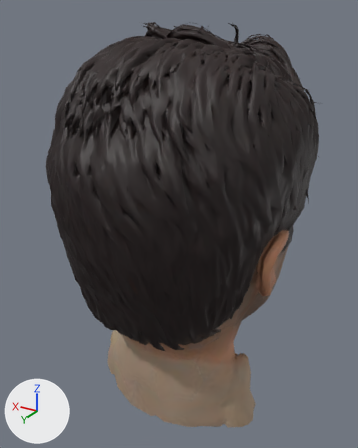
One commit to the glTF model head_kanishka.glb: the scene before it, then after it.
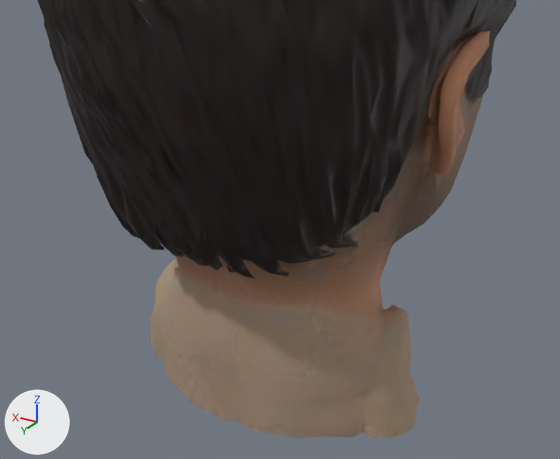
There are two pictures of each version: one whole from a 50 mm camera at (-0.803, 1.432, 0.977) aimed at (0.034, 0.038, 0.28), one close up from a 50 mm camera at (-0.741, 1.326, 0.577) aimed at (-0.032, 0.145, -0.013). The axes (+X, +Y, +Z) are drawn at lower left. The lights are the same throughout. The first two pictures are the older version. Vertices at exactly the same position are counted once.

The older version as bpy lines, for what is in view:
```python
me_mesh_0 = bpy.data.meshes.new('Mesh_0')
me_mesh_0.from_pydata(...)  # 22568 vertices, 49997 faces; spans x -0.43..0.443, y -0.467..0.506, z -0.379..0.948
me_mesh_0.materials.append(mat_material_0)
ob_mesh_0 = bpy.data.objects.new('Mesh_0', me_mesh_0)
ob_mesh_0.location = (0.0, 0.0, 0.0)
```
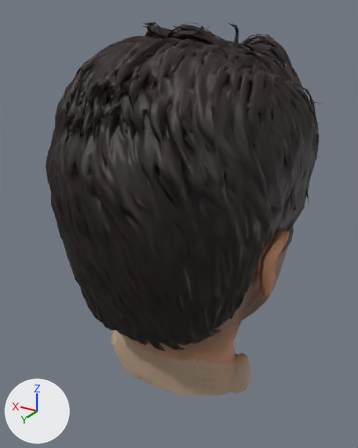
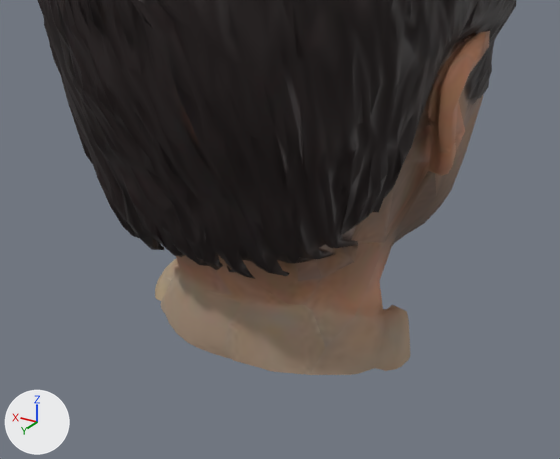
Boxes (x1, y1, x2, y2) around the edits, measured in the close-ups (560 x 459 px):
'Mesh_0', reshaped: before (37, 0, 516, 438); after (37, 0, 516, 375)
part 1 of me_mesh_0, cut back: before (150, 276, 420, 438); after (155, 276, 410, 375)

The change, as a diff of the scene's bpy script:
```diff
--- a/head_kanishka.glb.py
+++ b/head_kanishka.glb.py
@@ me_mesh_0 @@
 # used by ob_mesh_0; location = (0.0, 0.0, 0.0)
-me_mesh_0.from_pydata(...)  # 22568 vertices, 49997 faces; spans x -0.43..0.443, y -0.467..0.506, z -0.379..0.948
+me_mesh_0.from_pydata(...)  # 22522 vertices, 49858 faces; spans x -0.43..0.443, y -0.467..0.506, z -0.228..0.948
+# me_mesh_0 part 1
+# 129 vertices are removed from x -0.332..0.301, y -0.046..0.296, z -0.379..-0.219
+# 261 faces are deleted
+# 2 vertices move from x 0.022..0.161, y -0.052..0.037, z -0.223..-0.22 to x 0.029..0.165, y -0.053..0.04, z -0.218..-0.217
+# 83 vertices are added at x -0.306..0.277, y -0.087..0.3, z -0.228..-0.217
+# 122 new faces join them
 me_mesh_0.materials.append(mat_material_0)
```
